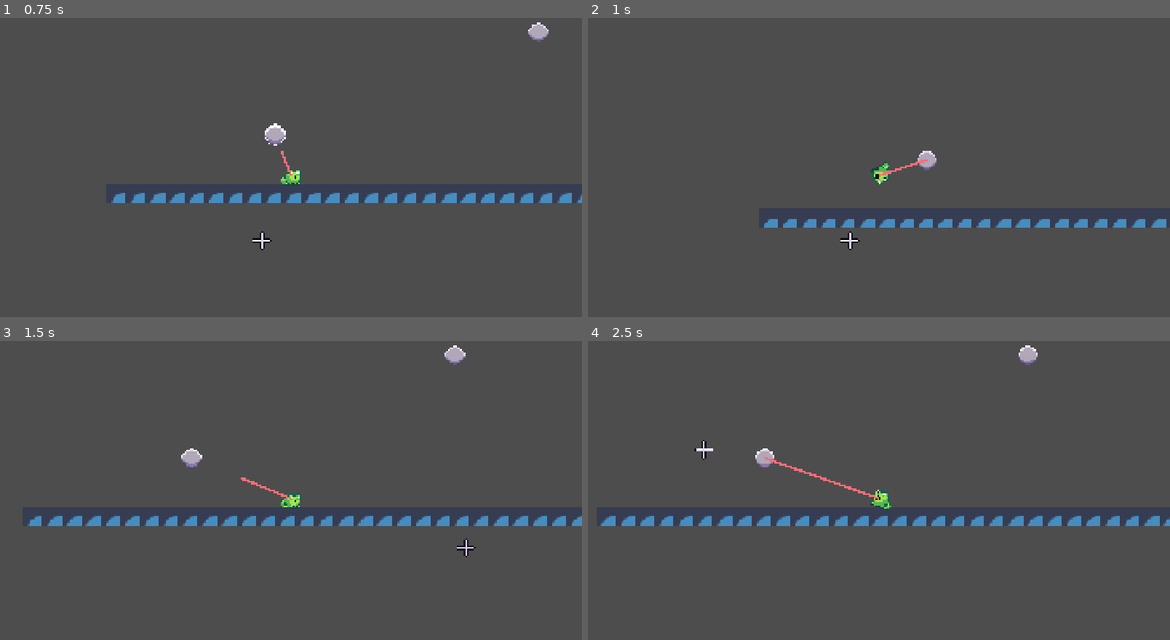
Above: before the commit, frames 1-4 (two rows, left to right).
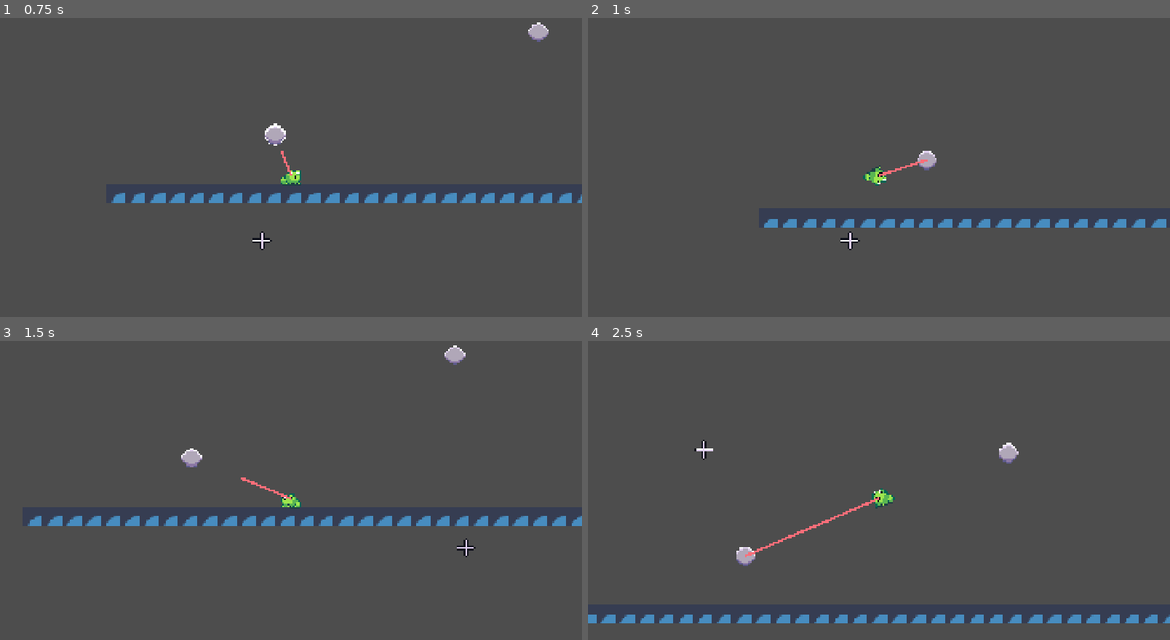
Above: after the commit, the same moments.

Repository: MadAvidCoder/Spin-phibian
Game: Godot game, scene res://scenes/main.tscn
Two runs of this game, one before a commit and one after it. Both use one fixed random seed, a clock stepped at 60 frames per second and the inputs below. The engine's default icon, where the game draws it, is replaced by a stand-in: a white triangle on a blue panel in a dark square.
Inputs (mouse positions are in pixels of both pictures, inside the frame that each line leads up to):
- Up to frame 1 (0.75 s): tap Enter at 0.5 s; move the mouse to (261, 242) at 0.52 s; hold D (right) from 0.53 s (still down); click (261, 242) at 0.6 s
- Up to frame 2 (1 s): keep holding D (right)
- Up to frame 3 (1.5 s): keep holding D (right); move the mouse to (465, 547) at 1.27 s; click (465, 547) at 1.35 s
- Up to frame 4 (2.5 s): move the mouse to (704, 448) at 2.02 s; release D (right) at 2.03 s; hold A (left) from 2.03 s (still down); click (704, 448) at 2.1 s

Frame 1 is identical in both runs. In frame 2, 0.2% of the frame differs, in the area x 47-52%, y 48-57%; in frame 3, 0.1%; in frame 4, 4.9%, in the area x 0-100%, y 1-95%.

Commit message:
Orbit Direction Temp; replace later with smth which handles edge cases better

Diff:
--- a/src/scripts/frog.gd
+++ b/src/scripts/frog.gd
@@ -36,6 +36,13 @@
 			anchor = targ_anchor
 			sprite.play("grapple")
 			tongue.extend(func(): change_state(States.GRAPPLED))
+
+			var dir = (anchor.global_position - global_position).normalized()
+			var forward = Vector2.UP.rotated(global_rotation)
+
+			var turn = sign(forward.cross(dir))
+
+			angular_speed = turn * abs(angular_speed)
 
 func on_anchor_released():
 	if state == States.GRAPPLED:
@@ -95,4 +102,6 @@
 			var tang_vel = Vector2(-dir.y, dir.x) * -angular_speed
 
 			velocity = (radial_vel + tang_vel)
+
+			sprite.flip_h = false
 			sprite.rotation = sprite.global_position.direction_to(anchor.global_position).angle() + deg_to_rad(180)
